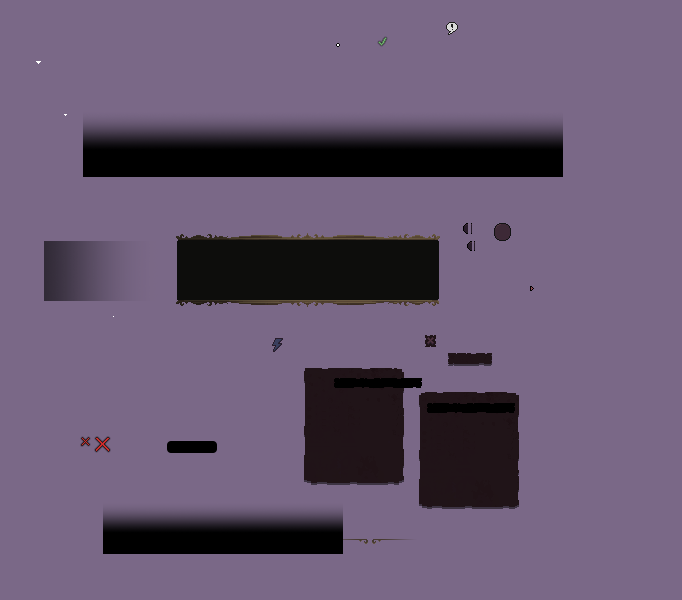
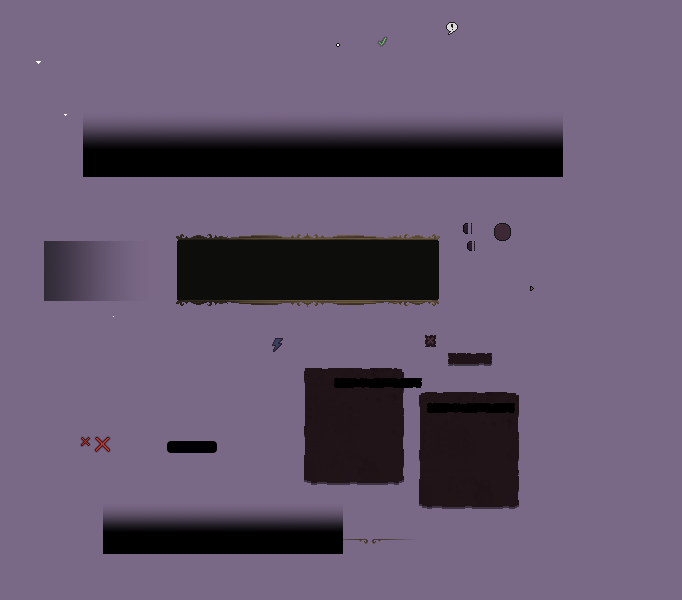
Layers edited between the first and the second 682x600 image:
painted on "UIControlContainerEdgeSmall.png" over [467, 241, 470, 251]
painted on "UIControlContainerEdgeLarge.png" over [463, 223, 466, 234]
